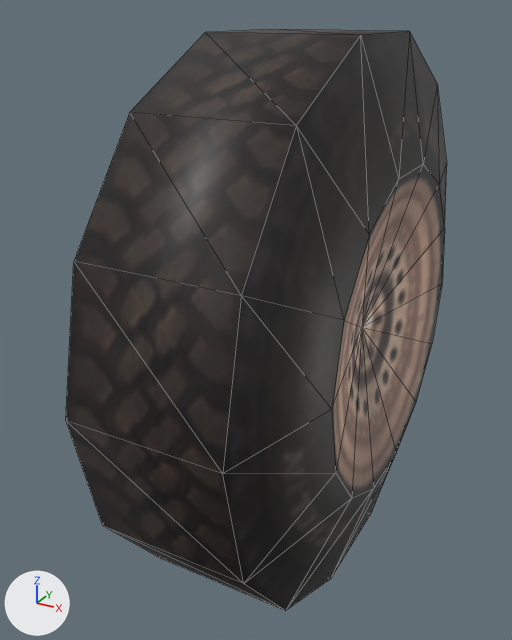
Before and after pictures for a commit that changed the OBJ model data/vehicles/Scarab/scarab_wheel.obj.
Before and after are seen from a camera (50 mm lens) standing at (1.046, -2.268, 1.069) and looking at (-0.151, -0.092, -0.019). Every picture has the same lights, and +X, +Y and +Z are marked at lower left. The picture after the commit comes second. Mesh edges are drawn as thin lines. Where no turn or scale is listed for an object, it has been applied to the vertices.

The first picture shows 'DrawCall_7'.
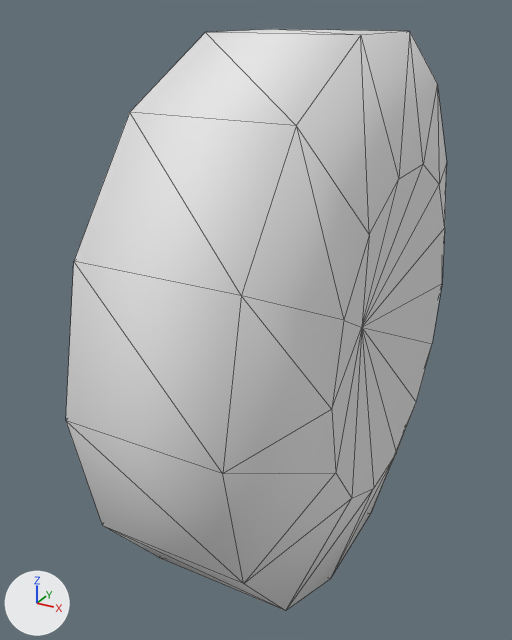
Boxes [x1, y1, x2, y2] around the edits, measured in the pictures (512 x 640 px):
part 1 of me_drawcall_7, recoloured (black to white): [66, 29, 405, 610] in both
part 2 of me_drawcall_7, recoloured (black to white): [223, 31, 447, 611] in both

Diff of the bpy script that builds the scene:
```diff
--- a/data/vehicles/Scarab/scarab_wheel.obj.py
+++ b/data/vehicles/Scarab/scarab_wheel.obj.py
@@ mat_material_13_006 @@
+mat_material_13_006 = principled_material('material_13.006')
+mat_material_13_006.base_color = (0.8, 0.8, 0.8)  # white #e7e7e7
+mat_material_13_006.roughness = 1.0
@@ mat_material_8_007 @@
+mat_material_8_007 = principled_material('material_8.007')
+mat_material_8_007.base_color = (0.8, 0.8, 0.8)  # white #e7e7e7
+mat_material_8_007.roughness = 1.0
@@ me_drawcall_7 @@
 me_drawcall_7.from_pydata(...)  # 60 vertices, 112 faces; spans x -0.37..0.38, y -1.01..1.01, z -1.0..1.0
 # used by ob_drawcall_7; location = (0.0, 0.0, 0.0)
+# me_drawcall_7 part 1: all 28 faces that had it switch from mat_material_8 (picture img_scarab_png) to mat_material_8_007 (white #e7e7e7)
+# me_drawcall_7 part 2: all 84 faces that had it switch from mat_material_13 (picture img_scarab_png) to mat_material_13_006 (white #e7e7e7)
```
